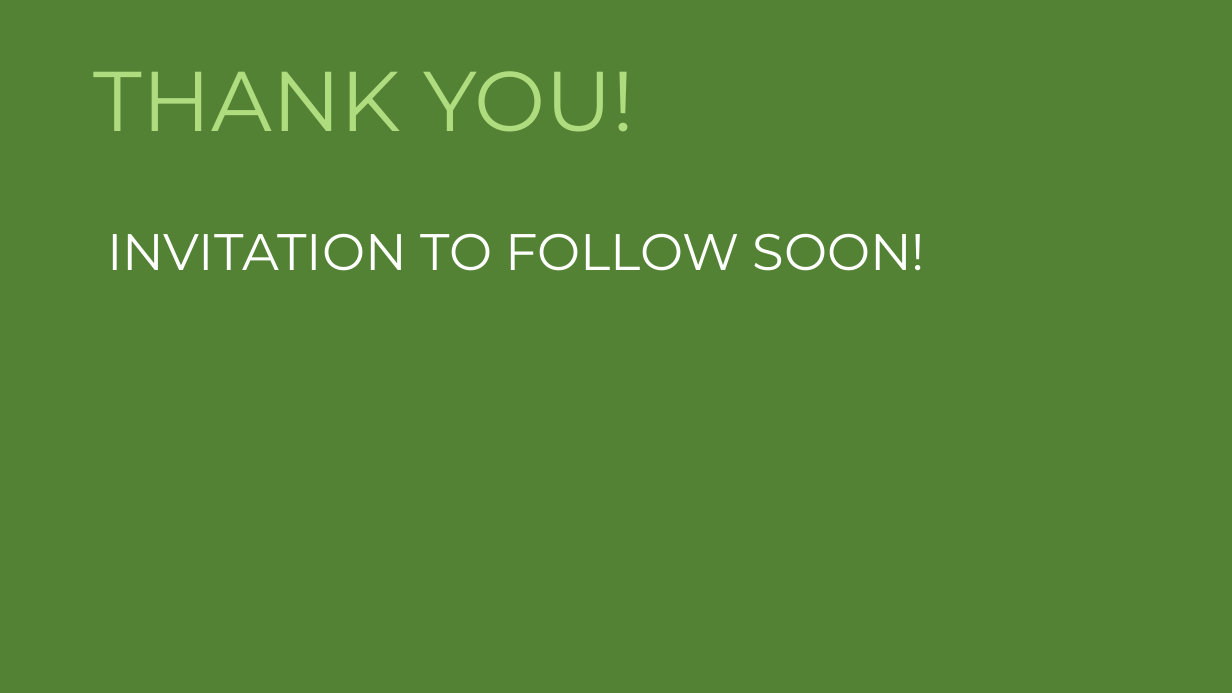
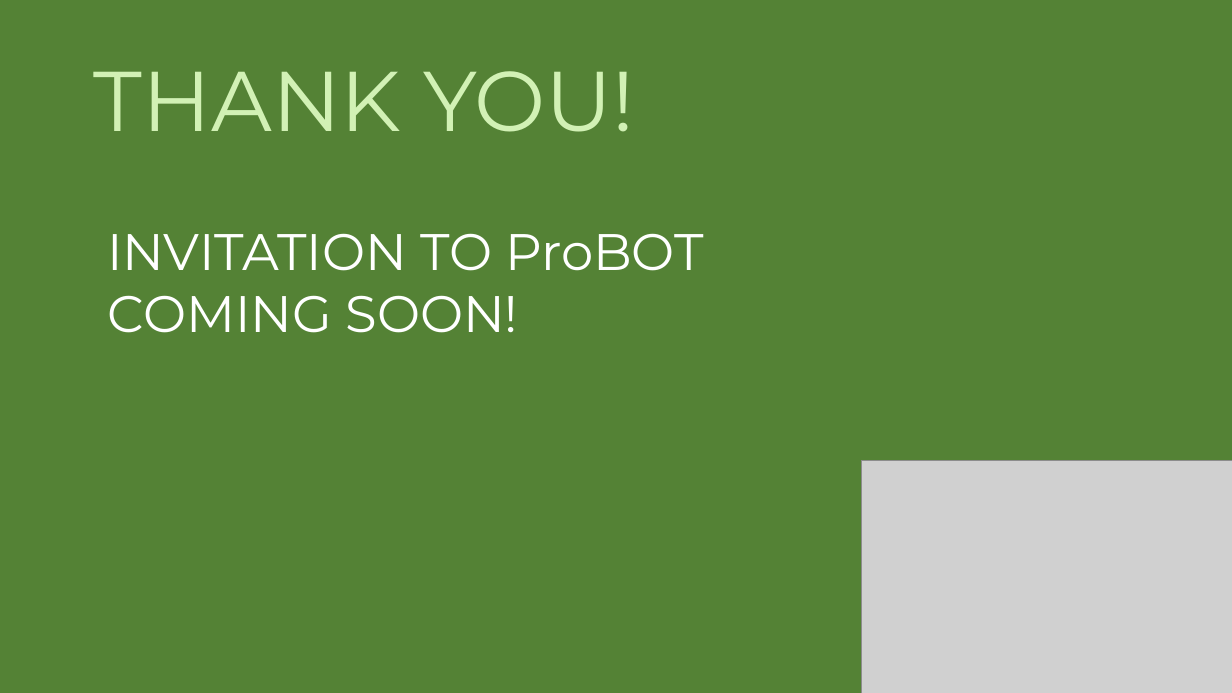
Before and after one commit to Vedang18/ProBOT, a slide deck: slide 7 of probot.pptx (slide 8 before the commit). Drawn at 1232x693 pixels with LibreOffice and Linux fonts; fonts in the diff are those of the drawing; grey boxes stand for pictures. Boxes give left, top, right and bottom in pixels: in the first picture for what was removed or moved away, otherwise in the second. Text is boxed around its words. In the diff, an @@ line names an element or a change of style, - is before the commit and + after.

```diff
--- a/probot.pptx
+++ b/probot.pptx
@@ title "THANK YOU!" at bbox=[94, 71, 634, 132]: text colour #AFDC7E to #D2F1B5 @@
@@ text at bbox=[107, 233, 703, 333]: text changed @@
-INVITATION TO FOLLOW SOON!
+INVITATION TO ProBOT
+COMING SOON!
@@ picture added at bbox=[861, 460, 1232, 693] @@
```
Also in this commit, not shown: 6 other slides changed, 1 slide removed.
